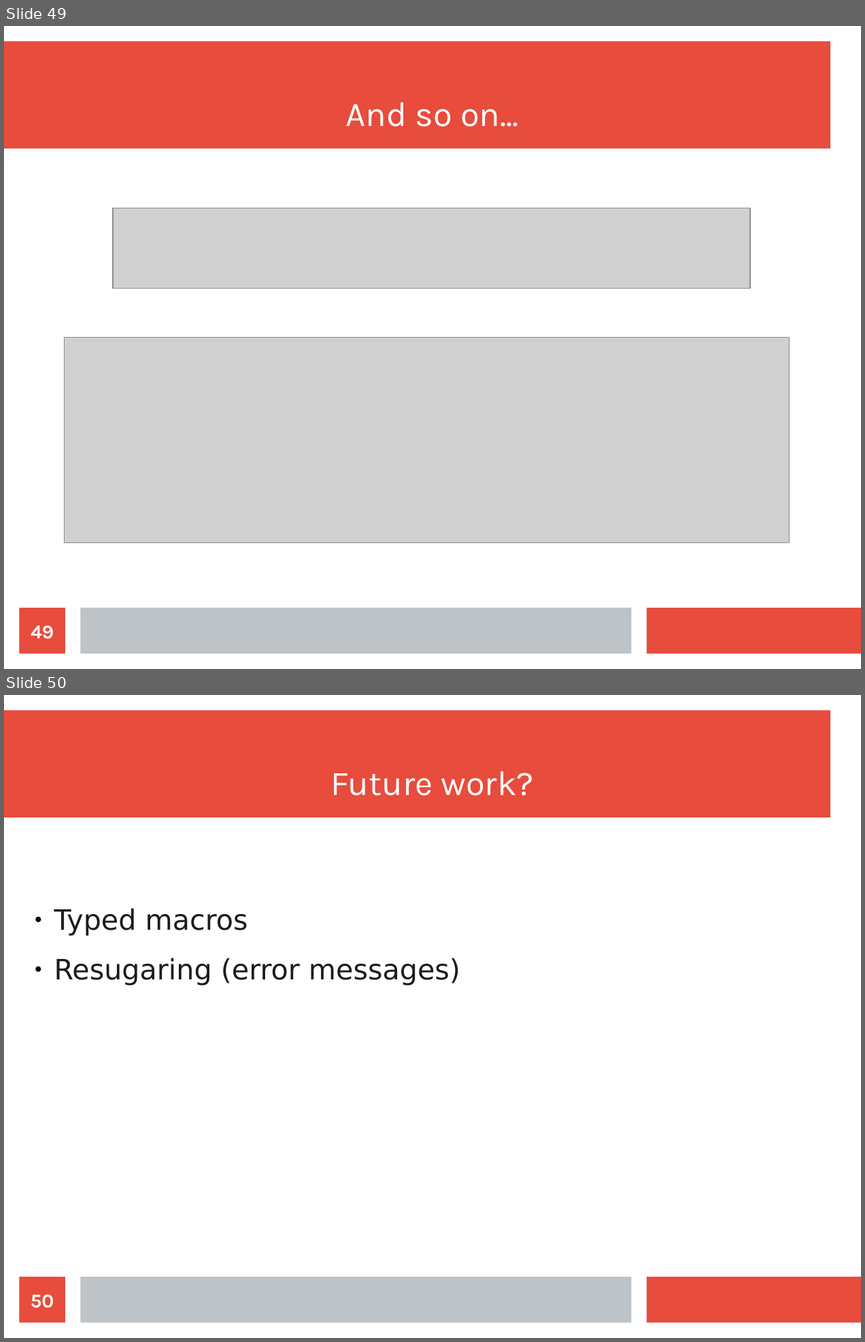
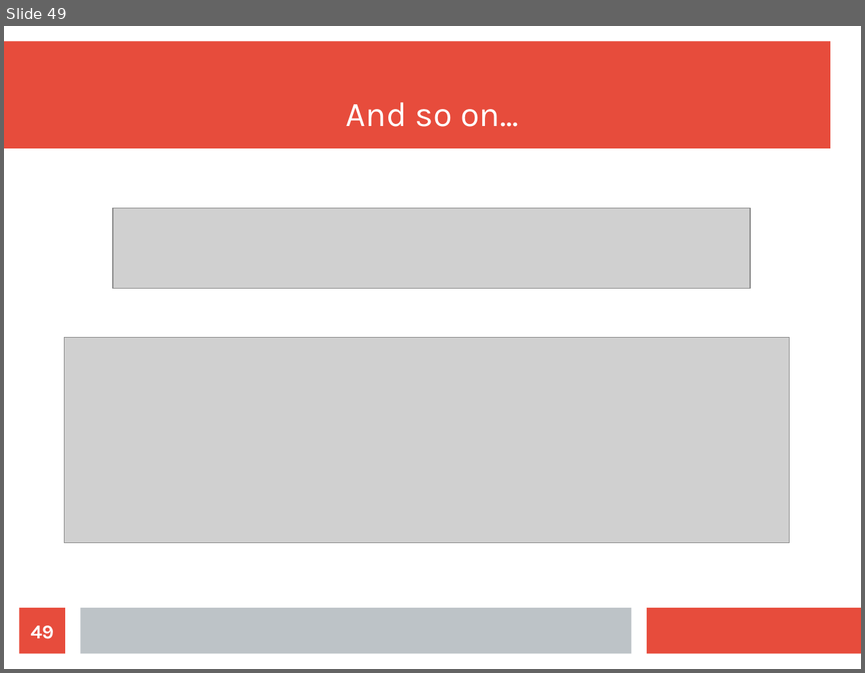
Before and after one commit to wilbowma/cur, a slide deck: hope-2016/slides.odp. Shown one above the other, each under a label of ours: slides 49 and 50 before the commit, slide 49 after it. The pictures are 865x1342 and 865x673 pixels, drawn with LibreOffice and Linux fonts; fonts in the diff are those of the drawing; grey boxes stand for pictures. Boxes give left, top, right and bottom in pixels: in the first picture for what was removed or moved away, otherwise in the second. Text is boxed around its words. In the diff, an @@ line names an element or a change of style, - is before the commit and + after.

Commit message:
Rewrote conclusion
The future work section was garbage; instead end on a discussion of the
effects in language extension. Better for the HOPE audience anyway.

```diff
--- a/hope-2016/slides.odp
+++ b/hope-2016/slides.odp
@@ slide 50 removed at [4,695,861,1338], background #FFFFFF; not listed: 3 template elements that a slide beside it also shows @@
@@ title removed at [330,771,534,796] @@
-Future work?
@@ text removed at [54,908,460,985] @@
-● Typed macros
-● Resugaring (error messages)
@@ page number removed at [20,1276,65,1323] @@
-50
```
Also in this commit, not shown: 1 slide changed, 1 slide added.
